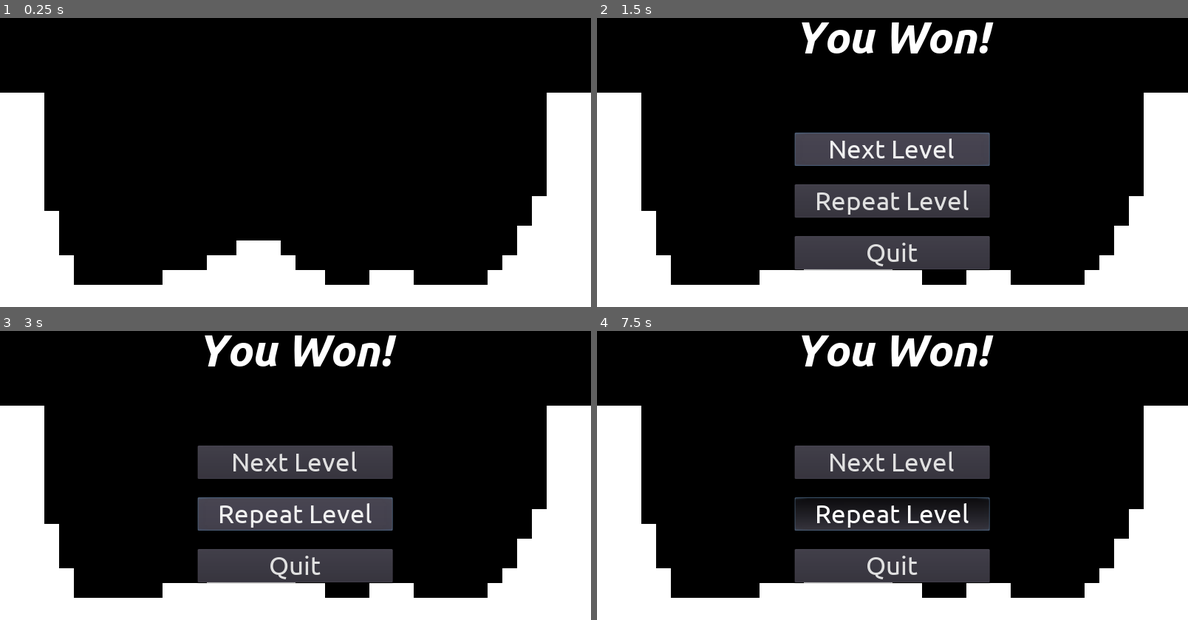
Above: before the commit, frames 1-4 (two rows, left to right).
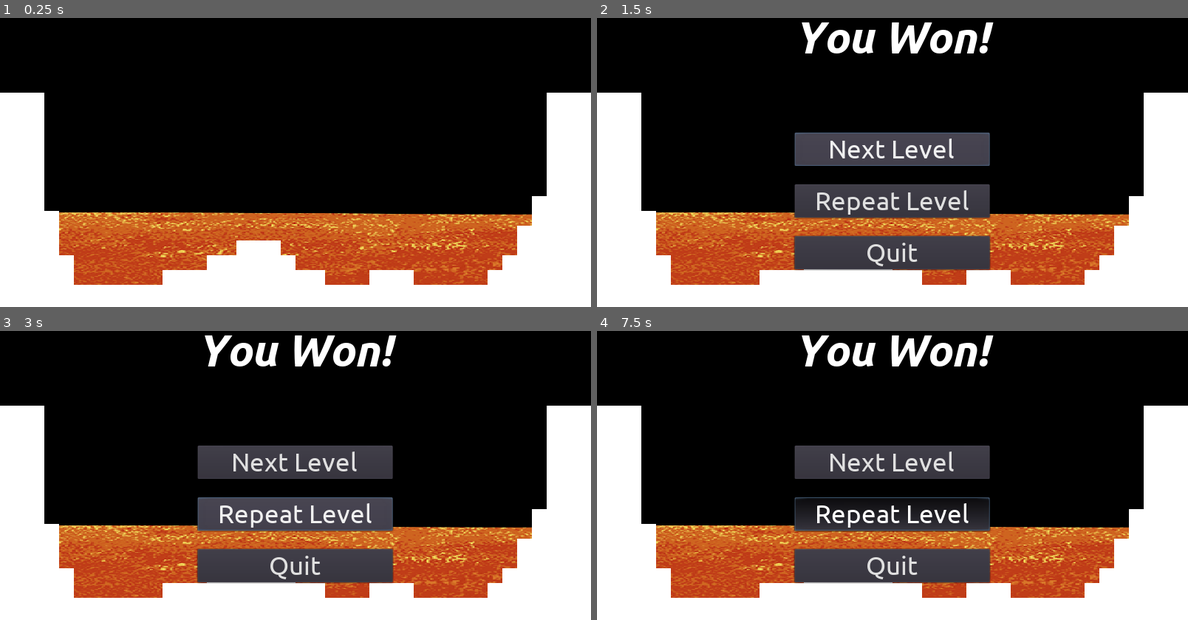
Above: after the commit, the same moments.

Repository: jtuttle/bridger
Game: Godot game, scene res://objects/levels/game/game.tscn
Two runs of this game, one before a commit and one after it. Both use one fixed random seed, a clock stepped at 60 frames per second and the inputs below.
Inputs:
- Up to frame 1 (0.25 s): no input
- Up to frame 2 (1.5 s): tap Enter at 0.5 s; hold Escape (bring_up_ui) 0.53-1.25 s; hold Space (drop_piece) 0.53-1.25 s; click "Next Level" at 1.25 s
- Up to frame 3 (3 s): click "Next Level" at 2 s; click "Repeat Level" at 2.75 s
- Up to frame 4 (7.5 s): tap Space (drop_piece) at 3.5, 5, 5.1, 6.5 s; tap Up (rotate_clockwise) at 3.6 s; tap Enter at 4.25, 5.75 s; hold Down (rotate_counter_clockwise) 4.28-5.03 s; hold Escape (bring_up_ui) 4.28-5.78 s; hold Up (rotate_clockwise) 5.78-6.53 s; tap Down (rotate_counter_clockwise) at 6.6 s; hold Space (drop_piece) from 7.28 s (still down)

The runs differ from the first frame. In frame 1, 16% of the frame differs, in the area x 10-90%, y 67-93%; in frame 2, 13%; in frame 3, 13%; in frame 4, 13%.

Commit message:
starting level with lava

Diff:
--- /dev/null
+++ b/objects/levels/level_1/level_1.gd
@@ -0,0 +1,22 @@
+extends Node2D
+
+var _hazard_top
+
+onready var _tile_map = $tile_map
+const _tile_size = 24
+
+# Called when the node enters the scene tree for the first time.
+func _ready():
+	_hazard_top = get_viewport_rect().size.y
+	print(_hazard_top)
+
+
+func set_hazard_top(top_row : int):
+	#convert the row number to a bottom and top coordinate to float the hazard between
+	var top_bound = _tile_map.map_to_world(Vector2(0, top_row))
+	print("top: ", top_bound)
+
+# Called every frame. 'delta' is the elapsed time since the previous frame.
+#func _process(delta):
+#
+#	pass
--- a/objects/levels/level_1/level_1.tscn
+++ b/objects/levels/level_1/level_1.tscn
@@ -1,12 +1,22 @@
-[gd_scene load_steps=2 format=2]
+[gd_scene load_steps=4 format=2]
 
 [ext_resource path="res://objects/levels/level_tileset.tres" type="TileSet" id=1]
+[ext_resource path="res://images/lava_01.png" type="Texture" id=2]
+[ext_resource path="res://objects/levels/level_1/level_1.gd" type="Script" id=3]
 
 [node name="level_1" type="Node2D"]
+script = ExtResource( 3 )
 
 [node name="background" type="Sprite" parent="."]
+position = Vector2( 0, 384 )
+texture = ExtResource( 2 )
+centered = false
 
 [node name="hazard" type="Sprite" parent="."]
+position = Vector2( 0, 384 )
+scale = Vector2( 2, 1 )
+texture = ExtResource( 2 )
+centered = false
 
 [node name="tile_map" type="TileMap" parent="."]
 tile_set = ExtResource( 1 )
Binary file added: images/lava_01.png
Not shown, added: images/lava_01.png.import
